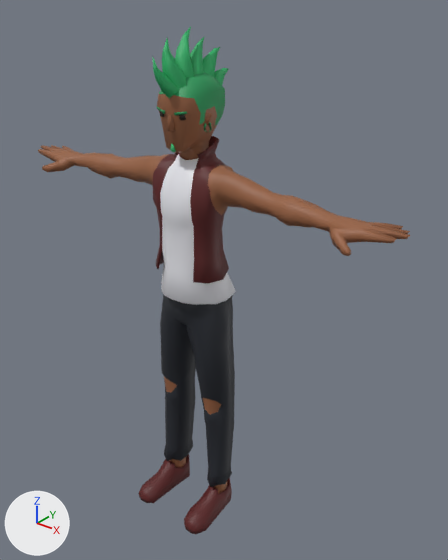
A saved change to the glTF model js/models/avatars/club-crowd-vm7.glb.
Before and after are seen from a 50 mm camera at (1.441, -1.677, 2.102) aimed at (0.074, 0.032, 1.042). The lights are fixed; the arrows at lower left show +X, +Y and +Z. The first picture is the older version. Vertices at exactly the same position are counted once.

Names of what the first picture shows: 'Punk_Body'.
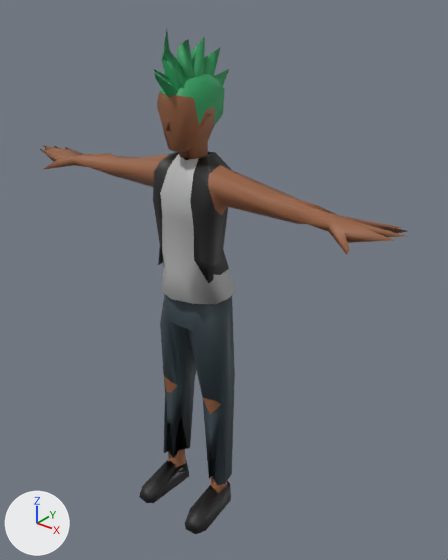
Pixel boxes (x1, y1, x2, y2) of what changed, in the pictures (448 x 560 px):
'Punk_Body', reshaped: before (38, 26, 410, 534); after (40, 30, 408, 534)
part 1 of me_punk_body, cut back: before (38, 26, 410, 534); after (162, 30, 174, 464)

The edits, one by one:
me_punk_body is used by ob_punk_body; location (0.0, 0.0, 0.0).
me_punk_body had 1426 vertices, 2746 faces and spanned x -0.83..0.84, y -0.29..0.16, z 0.0..1.97.
me_punk_body now has 388 vertices, 679 faces and spans x -0.83..0.83, y -0.28..0.16, z 0.0..1.97.
me_punk_body part 1: 1 vertex moved within x -0.13, y -0.11, z 0.11; 985 vertices removed from x -0.83..0.84, y -0.29..0.13, z 0.0..1.97; 1 vertex added at x 0.0, y -0.16, z 1.97.
Other edits to the shape of me_punk_body do not show in these pictures.
